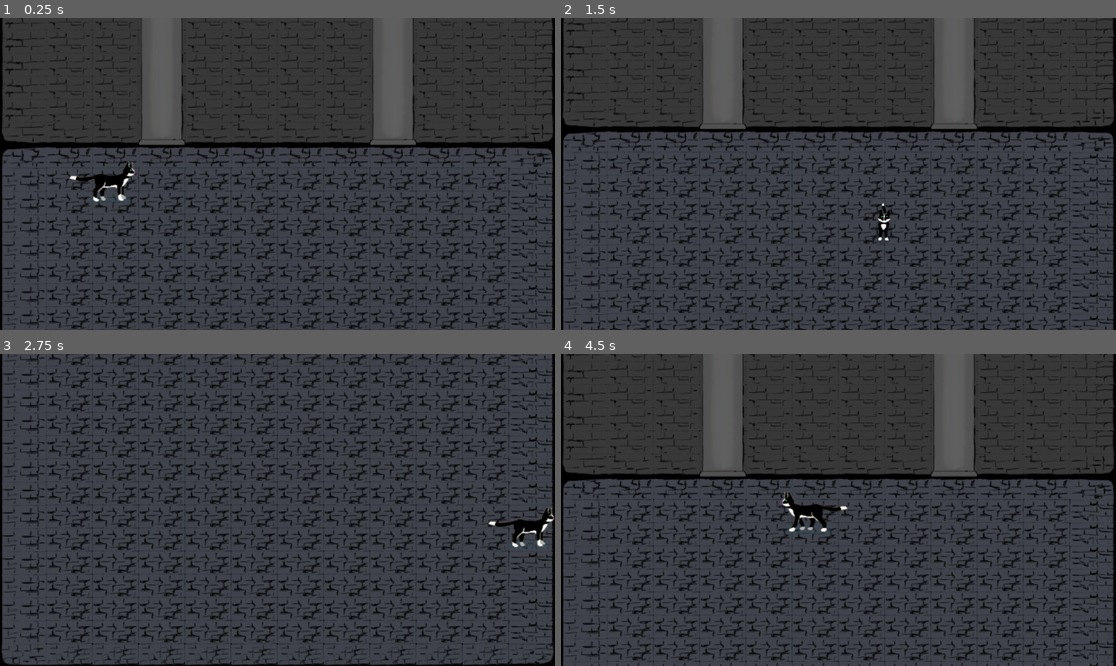
Above: before the commit, frames 1-4 (two rows, left to right).
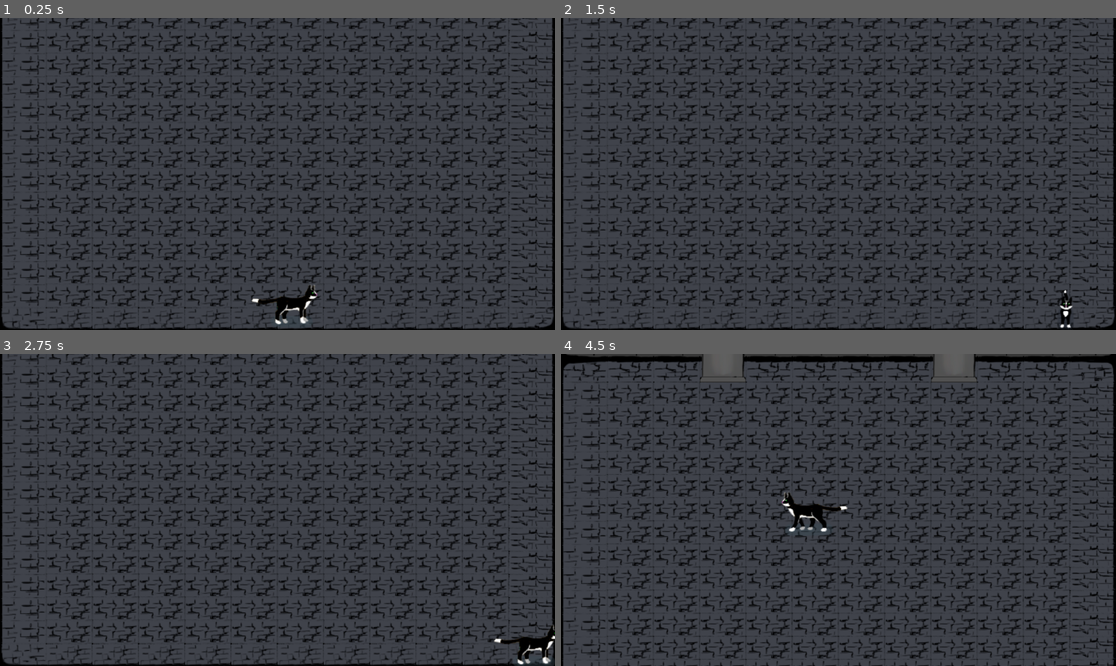
Above: after the commit, the same moments.

Repository: castlele/nine-lives
Game: Godot game, scene res://scenes/crypt/crypt.tscn
The game is run twice, just before and just after one commit, with the same random seed, the same clock (stepped at 60 frames per second) and the same inputs. This scene is started directly instead of the project's main scene.
Inputs (mouse positions are in pixels of both pictures, inside the frame that each line leads up to):
- Up to frame 1 (0.25 s): no input
- Up to frame 2 (1.5 s): tap Enter at 0.5 s; move the mouse to (960, 158) at 0.52 s; hold Right (ui_right) 0.53-1.28 s; click (960, 158) at 0.67 s; move the mouse to (727, 189) at 1.27 s; hold Down (ui_down) from 1.28 s (still down)
- Up to frame 3 (2.75 s): move the mouse to (333, 441) at 2.02 s; release Down (ui_down) at 2.03 s; hold Right (ui_right) from 2.03 s (still down)
- Up to frame 4 (4.5 s): move the mouse to (810, 572) at 2.77 s; release Right (ui_right) at 2.78 s; hold Up (ui_up) 2.78-3.53 s; click (810, 572) at 2.92 s; move the mouse to (1005, 556) at 3.52 s; hold Left (ui_left) from 3.53 s (still down); move the mouse to (672, 463) at 4.27 s

The runs differ from the first frame. In frame 1, 20% of the frame differs, in the area x 0-100%, y 0-100%; in frame 2, 27%; in frame 3, 1.0%; in frame 4, 25%.

Commit message:
feat(crypt_level): implement simple transition from first to second level

Diff:
--- a/nodes/grave/tomb.gd
+++ b/nodes/grave/tomb.gd
@@ -1,6 +1,8 @@
 extends StaticBody2D
 
 @export var is_door_opened = false
+
+signal enter_tomb
 
 @onready var open_door_area = $OpenDoor
 @onready var open_door_sprite = $OpenDoor/Sprite
@@ -20,6 +22,14 @@
 			is_door_opened = rect.has_point(localPos)
 
 
+func _on_open_door_body_entered(body: Node2D) -> void:
+	if not is_door_opened:
+		return
+
+	if body is Player:
+		enter_tomb.emit()
+
+
 func open_door() -> void:
 	is_door_opened = true
 
--- a/nodes/grave/tomb.tscn
+++ b/nodes/grave/tomb.tscn
@@ -57,3 +57,5 @@
 [node name="Collider" type="CollisionShape2D" parent="OpenDoor"]
 position = Vector2(2, -47)
 shape = SubResource("RectangleShape2D_vy2fw")
+
+[connection signal="body_entered" from="OpenDoor" to="." method="_on_open_door_body_entered"]
--- a/nodes/player.gd
+++ b/nodes/player.gd
@@ -1,4 +1,4 @@
-extends CharacterBody2D
+class_name Player extends CharacterBody2D
 
 enum State {
 	STAND, MOVE,
--- a/scenes/crypt/crypt.tscn
+++ b/scenes/crypt/crypt.tscn
@@ -72,10 +72,11 @@
 tile_set = SubResource("TileSet_nq3ho")
 
 [node name="WallObjects" type="TileMapLayer" parent="."]
-tile_map_data = PackedByteArray("AAAIAPv/AAAAAAMAAAAIAO//AAAAAAAAAAAIAPP/AAAAAAEAAAAIAPf/AAAAAAIAAAAcAO//AAAAAAAAAAAcAPP/AAAAAAEAAAAcAPf/AAAAAAIAAAAcAPv/AAAAAAMAAAA=")
+tile_map_data = PackedByteArray("AAAIAO//AAAAAAAAAAAIAPP/AAAAAAEAAAAIAPf/AAAAAAIAAAAIAP3/AAAAAAMAAAAIAPn/AAAAAAIAAAAIAPX/AAAAAAEAAAAcAO//AAAAAAAAAAAcAPP/AAAAAAEAAAAcAPX/AAAAAAEAAAAcAPf/AAAAAAIAAAAcAPn/AAAAAAIAAAAcAP3/AAAAAAMAAAA=")
 tile_set = SubResource("TileSet_liaio")
 
 [node name="camera" parent="." instance=ExtResource("3_c2wqy")]
+position = Vector2(252.046, 456.834)
 scale = Vector2(0.980101, 1.16574)
 zoom = Vector2(1.5, 1.5)
 limit_left = -88
@@ -85,3 +86,4 @@
 editor_draw_limits = true
 
 [node name="player" parent="." instance=ExtResource("3_sjwtx")]
+position = Vector2(252.047, 456.834)
--- /dev/null
+++ b/scenes/grave_yard/grave_yard.gd
@@ -0,0 +1,18 @@
+extends Node2D
+
+@onready var tomb = $tomb
+
+
+func _ready() -> void:
+	tomb.enter_tomb.connect(enter_next_level)
+
+
+@warning_ignore("unused_parameter")
+func _process(delta: float) -> void:
+	pass
+
+
+func enter_next_level() -> void:
+	var level = load("res://scenes/crypt/crypt.tscn")
+
+	get_tree().change_scene_to_packed(level)
--- a/scenes/grave_yard/grave_yard.tscn
+++ b/scenes/grave_yard/grave_yard.tscn
@@ -1,5 +1,6 @@
-[gd_scene load_steps=34 format=4 uid="uid://cyhrkdl02efed"]
-
+[gd_scene load_steps=35 format=4 uid="uid://cyhrkdl02efed"]
+
+[ext_resource type="Script" uid="uid://ds5nm7xjrc8e3" path="res://scenes/grave_yard/grave_yard.gd" id="1_2bsxj"]
 [ext_resource type="Texture2D" uid="uid://ds1prft0icy2q" path="res://res/grave_level/level_1.png" id="1_sqdge"]
 [ext_resource type="Texture2D" uid="uid://bpqrw7f4phnso" path="res://res/grave_level/water.png" id="2_tsp4h"]
 [ext_resource type="Texture2D" uid="uid://ble84ts2un6eg" path="res://res/grave_level/fence.png" id="3_smeyj"]
@@ -126,6 +127,7 @@
 
 [node name="grave_yard" type="Node2D"]
 y_sort_enabled = true
+script = ExtResource("1_2bsxj")
 
 [node name="terrain" type="TileMapLayer" parent="."]
 y_sort_enabled = true
Not shown, added: scenes/grave_yard/grave_yard.gd.uid
